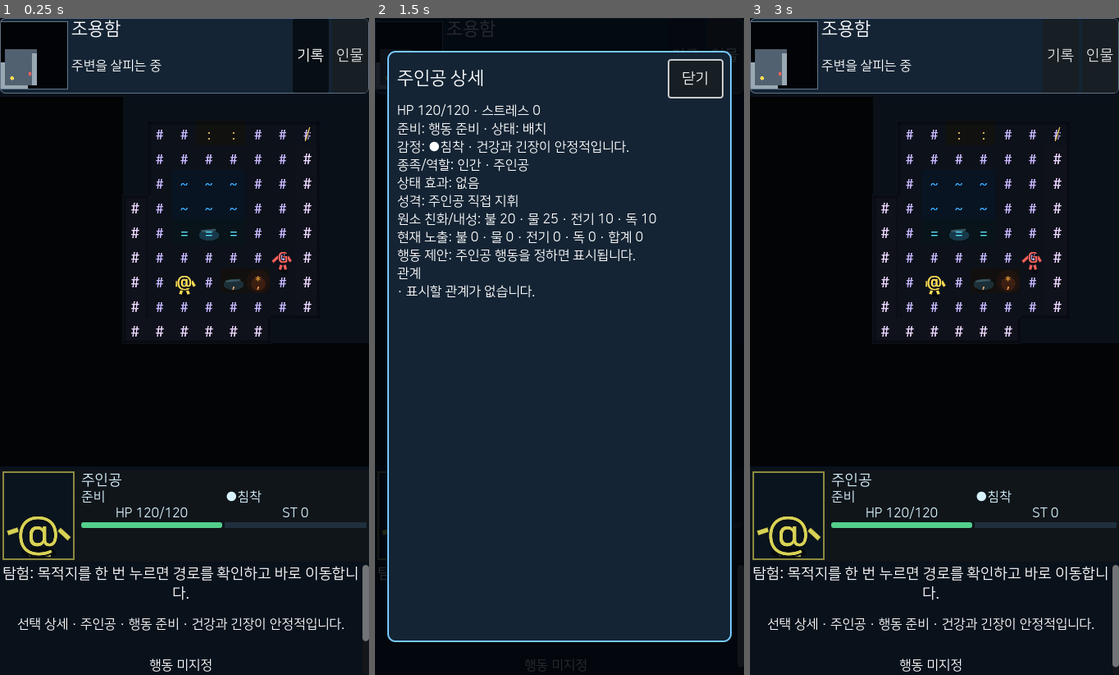
Above: before the commit, frames 1-3 (left to right).
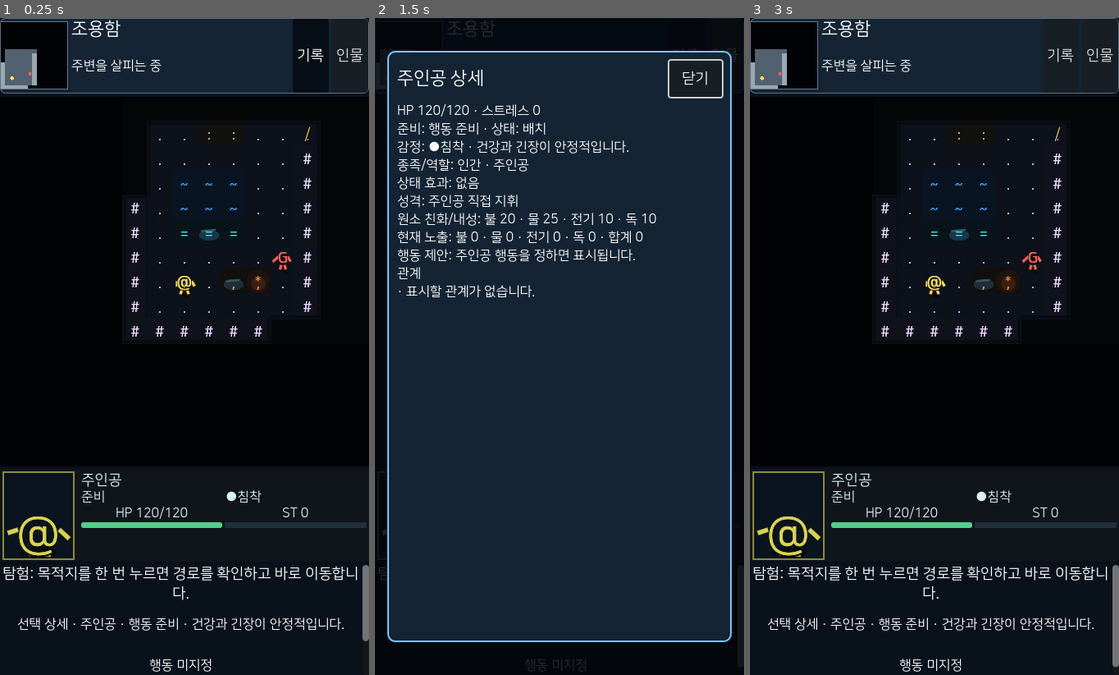
Above: after the commit, the same moments.

Repository: jinha1226/PROJ_S
Game: Godot game, scene res://playtest/party_encounter_sandbox.tscn
Same seed, same stepped clock (60 frames per second), same inputs: the game is played once before the commit and once after it.
Inputs (mouse positions are in pixels of both pictures, inside the frame that each line leads up to):
- Up to frame 1 (0.25 s): no input
- Up to frame 2 (1.5 s): click "기록" at 0.5 s; click "인물" at 1.25 s
- Up to frame 3 (3 s): click (934, 517) at 2 s; click "닫기" at 2.75 s

The runs differ from the first frame. In frame 1, 0.7% of the frame differs, in the area x 42-85%, y 17-45%; in frame 2, less than 0.1%; in frame 3, 0.7%.

Commit message:
Clarify ASCII terrain and visibility grammar

Diff:
--- a/playtest/ascii_visual_style.gd
+++ b/playtest/ascii_visual_style.gd
@@ -5,15 +5,18 @@
 const LIFE_STATES := ["ACTIVE", "DOWNED", "DEAD"]
 
 const DIORAMA_PALETTE := {
-	"void_hex":"#020406",
-	"substrate_hex":"#091017",
+	"void_hex":"#010203",
+	"substrate_hex":"#030507",
+	"unseen_ground_hex":"#030507",
+	"memory_ground_hex":"#070c16",
+	"visible_ground_hex":"#111a30",
 	"wall_side_hex":"#070b0f",
 	"shadow_hex":"#010304",
 }
 
 const TERRAIN_DEFINITIONS := {
 	"floor": {"glyph":".", "base_hex":"#0b101b", "glyph_hex":"#8294ff", "edge_hex":"#060a12", "font_ratio":0.52, "raised":false},
-	"stone_floor": {"glyph":"#", "base_hex":"#0c111a", "glyph_hex":"#c7b8ff", "edge_hex":"#080b13", "font_ratio":0.55, "raised":false},
+	"stone_floor": {"glyph":".", "base_hex":"#0c111a", "glyph_hex":"#c7b8ff", "edge_hex":"#080b13", "font_ratio":0.55, "raised":false},
 	"wood_floor": {"glyph":",", "base_hex":"#11100f", "glyph_hex":"#ff9d52", "edge_hex":"#0b0908", "font_ratio":0.55, "raised":false},
 	"metal": {"glyph":"=", "base_hex":"#09141a", "glyph_hex":"#58e5ff", "edge_hex":"#051015", "font_ratio":0.56, "raised":false},
 	"rubble": {"glyph":":", "base_hex":"#11110f", "glyph_hex":"#dbb45d", "edge_hex":"#0b0a07", "font_ratio":0.54, "raised":false},
@@ -42,7 +45,11 @@
 		"draw_hazards": state == "VISIBLE",
 		"draw_actors": state == "VISIBLE",
 		"accepts_actor_input": state == "VISIBLE",
-		"opacity": 1.0 if state == "VISIBLE" else (0.34 if state == "MEMORY" else 0.0),
+		"opacity": 1.0 if state == "VISIBLE" else (0.30 if state == "MEMORY" else 0.0),
+		"background_hex":str(DIORAMA_PALETTE.get({
+			"VISIBLE":"visible_ground_hex", "MEMORY":"memory_ground_hex",
+			"UNSEEN":"unseen_ground_hex"}[state], "#030507")),
+		"glyph_desaturation":0.0 if state == "VISIBLE" else (0.78 if state == "MEMORY" else 1.0),
 	}.duplicate(true)
 
 
@@ -91,7 +98,7 @@
 static func feature_spec(feature_id: String) -> Dictionary:
 	var definitions := {
 		"run_entry":{"glyph":"<", "color_hex":"#55C8FF"},
-		"run_exit_locked":{"glyph":"X", "color_hex":"#A36A73"},
+		"run_exit_locked":{"glyph":">", "color_hex":"#C77986"},
 		"run_exit_open":{"glyph":">", "color_hex":"#6EFFA8"},
 		"open_door":{"glyph":"/", "color_hex":"#FFD166"},
 	}
--- a/playtest/party_grid_view.gd
+++ b/playtest/party_grid_view.gd
@@ -503,7 +503,7 @@
 	var visible:=view_bounds().has_point(position) and not _world_in_bounds(position)
 	return {"visible":visible,"world_position":[position.x,position.y],
 		"rect":_camera_cell_rect(position) if visible else Rect2(),
-		"color_hex":str(AsciiStyleScript.diorama_palette_spec().get("void_hex","#020406")),
+		"color_hex":str(AsciiStyleScript.diorama_palette_spec().get("void_hex","#010203")),
 		"accepts_input":false}.duplicate(true)
 func actor_hit_rect(entity_id: int) -> Rect2:
 	for actor in _actors:
@@ -610,17 +610,39 @@
 	var terrain:Dictionary=AsciiStyleScript.terrain_spec(row)
 	var state:=_diorama_visibility_state(row)
 	var visible:=bool(terrain.get("glyph_primary",false)) and state!="UNSEEN"
+	var rendered_glyph:=_diorama_color(str(terrain.glyph_hex),float(terrain.opacity),
+		state=="MEMORY") if visible else Color(0,0,0,0)
 	return {"visible":visible,"position":[position.x,position.y],
 		"terrain_id":str(terrain.terrain_id) if visible else "",
 		"visibility_state":state,"glyph":str(terrain.glyph) if visible else "",
 		"base_hex":str(terrain.base_hex) if visible else "",
 		"glyph_hex":str(terrain.glyph_hex) if visible else "",
+		"rendered_glyph_color":rendered_glyph,
 		"opacity":float(terrain.opacity) if visible else 0.0,
 		"registered":bool(terrain.get("registered",false)),
 		"glyph_primary":visible,"draw_image":false,"draw_tile_border":false,
 		"draw_cell_surface":bool(terrain.get("draw_cell_surface",false)) if visible else false,
 		"background_source":str(terrain.get("background_source","GRID_FLAT")),
 		"pixel_rect":world_cell_rect(position) if visible else Rect2()}.duplicate(true)
+
+func visibility_ground_draw_spec(position:Vector2i)->Dictionary:
+	if view_bounds().has_point(position) and not _world_in_bounds(position):
+		return {"visible":true,"visibility_state":"VOID",
+			"color_hex":str(AsciiStyleScript.diorama_palette_spec().get("void_hex","#010203")),
+			"draw_terrain":false,"draw_actors":false,"draw_hazards":false,
+			"pixel_rect":_camera_cell_rect(position)}.duplicate(true)
+	if not is_world_cell_visible(position):
+		return {"visible":false,"visibility_state":"OFF_CAMERA","color_hex":"",
+			"draw_terrain":false,"draw_actors":false,"draw_hazards":false,
+			"pixel_rect":Rect2()}.duplicate(true)
+	var row:Dictionary=_cells.get(_key(position),{})
+	var visibility:Dictionary=AsciiStyleScript.visibility_spec(_diorama_visibility_state(row))
+	return {"visible":true,"visibility_state":str(visibility.state),
+		"color_hex":str(visibility.background_hex),
+		"draw_terrain":bool(visibility.draw_terrain),
+		"draw_actors":bool(visibility.draw_actors),
+		"draw_hazards":bool(visibility.draw_hazards),
+		"pixel_rect":world_cell_rect(position)}.duplicate(true)
 
 func diorama_hazard_draw_spec(position:Vector2i)->Dictionary:
 	return DioramaScript.hazard_floor_spec(position,_cells.get(_key(position),{}))
@@ -799,7 +821,7 @@
 func _draw() -> void:
 	var palette:=AsciiStyleScript.diorama_palette_spec()
 	draw_rect(grid_rect(),Color(str(palette.get("substrate_hex","#091017"))),true)
-	_draw_void_padding(Color(str(palette.get("void_hex","#020406"))))
+	_draw_void_padding(Color(str(palette.get("void_hex","#010203"))))
 	_draw_ground_pass("MEMORY")
 	_draw_ground_pass("VISIBLE")
 	_draw_terrain_glyph_pass("MEMORY")
@@ -843,6 +865,13 @@
 			var position:=view_origin+Vector2i(x,y)
 			var row:Dictionary=_cells.get(_key(position),{})
 			if _diorama_visibility_state(row)!=visibility_state:continue
+			var visibility:Dictionary=AsciiStyleScript.visibility_spec(row)
+			# Borderless overlapping fills make adjacent visible cells read as one
+			# continuous pool of light instead of a tile checkerboard.
+			var wash_rect:=world_cell_rect(position)
+			var wash_overlap:=clampf(cell_size_px()*0.035,0.75,1.5)
+			draw_rect(wash_rect.grow(wash_overlap).intersection(grid_rect()),
+				Color(str(visibility.background_hex)),true)
 			var terrain:Dictionary=AsciiStyleScript.terrain_spec(row)
 			if not bool(terrain.visible) or str(terrain.terrain_id)=="wall":continue
 			_draw_ground_surface(position,row,terrain,visibility_state=="MEMORY")
@@ -977,7 +1006,7 @@
 	var color:=Color(value)
 	if memory:
 		var luminance:=color.r*0.299+color.g*0.587+color.b*0.114
-		color=color.lerp(Color(luminance,luminance,luminance,1.0),0.68)
+		color=color.lerp(Color(luminance,luminance,luminance,1.0),0.78)
 	color.a*=clampf(opacity,0.0,1.0)
 	return color
 
--- a/tests/test_party_ascii_visual.gd
+++ b/tests/test_party_ascii_visual.gd
@@ -8,7 +8,7 @@
 
 func test_seven_terrain_glyphs_and_visibility_contract() -> bool:
 	var expected := {
-		"floor":".", "stone_floor":"#", "wood_floor":",", "metal":"=",
+		"floor":".", "stone_floor":".", "wood_floor":",", "metal":"=",
 		"rubble":":", "shallow_water":"~", "wall":"#",
 	}
 	var glyph_colors:Array[Color]=[]
@@ -36,6 +36,16 @@
 	check(Style.terrain_spec({"terrain_id":"tree"}).glyph.is_empty() \
 		and not Style.terrain_spec({"terrain_id":"tree"}).registered,
 		"unregistered tree terrain is not invented for presentation")
+	for walkable_id in ["floor","stone_floor","wood_floor","metal","rubble","shallow_water"]:
+		check(str(Style.terrain_spec({"terrain_id":walkable_id}).glyph)!="#",
+			"walkable %s never borrows the wall glyph"%walkable_id)
+	check_eq([Style.feature_spec("run_entry").glyph,
+		Style.feature_spec("run_exit_locked").glyph,
+		Style.feature_spec("run_exit_open").glyph],["<",">",">"],
+		"stairs use standard roguelike grammar independent of lock state")
+	check(Style.feature_spec("run_entry").glyph!=Style.terrain_spec({"terrain_id":"floor"}).glyph \
+		and Style.feature_spec("run_exit_locked").glyph!=Style.terrain_spec({"terrain_id":"floor"}).glyph,
+		"entry and exit glyphs cannot merge with ordinary floor")
 	check_eq(Style.feature_spec("open_door").glyph,"/","canonical open door uses slash")
 	var memory: Dictionary = Style.visibility_spec("MEMORY")
 	check(memory.draw_terrain and not memory.draw_hazards and not memory.draw_actors,
@@ -72,6 +82,53 @@
 	check(not unseen.visible and unseen.glyph.is_empty() and unseen.terrain_id.is_empty(),
 		"unseen terrain emits no glyph or terrain identity")
 	check_eq(grid.mapping_signature(),mapping,"glyph projection leaves mapping and hits unchanged")
+	grid.free();return finish()
+
+
+func test_visibility_light_pool_memory_unseen_and_void_are_immediately_distinct() -> bool:
+	var cells:=_visible_cells()
+	for cell in cells:
+		if cell.position==[1,0]:cell.visibility_state="MEMORY"
+		elif cell.position==[2,0]:cell.visibility_state="UNSEEN"
+	var grid=Grid.new();grid.size=Vector2(345,345)
+	grid.set_observation({"width":15,"height":15,"cells":cells})
+	grid.set_hero_centered_view(Vector2i.ZERO,15,77)
+	var visible_ground:Dictionary=grid.visibility_ground_draw_spec(Vector2i(0,0))
+	var memory_ground:Dictionary=grid.visibility_ground_draw_spec(Vector2i(1,0))
+	var unseen_ground:Dictionary=grid.visibility_ground_draw_spec(Vector2i(2,0))
+	var void_ground:Dictionary=grid.visibility_ground_draw_spec(Vector2i(-1,0))
+	check_eq([visible_ground.visibility_state,memory_ground.visibility_state,
+		unseen_ground.visibility_state,void_ground.visibility_state],
+		["VISIBLE","MEMORY","UNSEEN","VOID"],"four spatial knowledge states remain explicit")
+	var visible_luma:=Color(str(visible_ground.color_hex)).get_luminance()
+	var memory_luma:=Color(str(memory_ground.color_hex)).get_luminance()
+	var unseen_luma:=Color(str(unseen_ground.color_hex)).get_luminance()
+	var void_luma:=Color(str(void_ground.color_hex)).get_luminance()
+	check(visible_luma>memory_luma and memory_luma>unseen_luma and unseen_luma>void_luma,
+		"flat light pool steps clearly from visible to memory, unseen, and void")
+	check(visible_ground.draw_terrain and memory_ground.draw_terrain \
+		and not unseen_ground.draw_terrain and not void_ground.draw_terrain,
+		"only visible and remembered cells expose static terrain")
+	check(not memory_ground.draw_actors and not memory_ground.draw_hazards \
+		and not unseen_ground.draw_actors and not unseen_ground.draw_hazards,
+		"memory and unseen states leak no actors or live hazards")
+	var visible_glyph:Dictionary=grid.terrain_glyph_draw_spec(Vector2i(0,0))
+	var memory_glyph:Dictionary=grid.terrain_glyph_draw_spec(Vector2i(1,0))
+	var unseen_glyph:Dictionary=grid.terrain_glyph_draw_spec(Vector2i(2,0))
+	var visible_color:Color=visible_glyph.rendered_glyph_color
+	var memory_color:Color=memory_glyph.rendered_glyph_color
+	var visible_chroma:=maxf(visible_color.r,maxf(visible_color.g,visible_color.b)) \
+		-minf(visible_color.r,minf(visible_color.g,visible_color.b))
+	var memory_chroma:=maxf(memory_color.r,maxf(memory_color.g,memory_color.b)) \
+		-minf(memory_color.r,minf(memory_color.g,memory_color.b))
+	check(visible_color.a>memory_color.a+0.5 and visible_chroma>memory_chroma,
+		"remembered glyph is visibly darker and less saturated than current FOV")
+	check(not unseen_glyph.visible and str(unseen_glyph.glyph).is_empty(),
+		"unseen terrain emits no glyph")
+	var layers:Array=grid.diorama_layer_order()
+	check(layers.find("GROUND_FEATURES")>layers.find("WALL_TOPS_AND_FACES") \
+		and layers.find("GROUND_FEATURES")>layers.find("MATERIAL_MARKS"),
+		"stairs and doors remain above every terrain glyph layer")
 	grid.free();return finish()
 
 
@@ -314,7 +371,7 @@
 	var padding_position:=Vector2i(-7,-7)
 	var padding:Dictionary=grid.void_padding_draw_spec(padding_position)
 	var pointer:Vector2=padding.rect.get_center()
-	check(bool(padding.visible) and str(padding.color_hex)=="#020406" \
+	check(bool(padding.visible) and str(padding.color_hex)=="#010203" \
 		and not bool(padding.accepts_input),"outside-world camera cell is an explicit void surface")
 	check_eq(grid.pixel_to_world_cell(pointer),Vector2i(-1,-1),
 		"void padding rejects pixel-to-world mapping")
--- a/tests/test_party_mvp_run.gd
+++ b/tests/test_party_mvp_run.gd
@@ -22,8 +22,8 @@
 		"regression has no run manifest")
 	check_eq(AsciiStyle.feature_spec("run_entry").glyph, "<",
 		"entry has a visible feature glyph")
-	check_eq(AsciiStyle.feature_spec("run_exit_locked").glyph, "X",
-		"locked exit has a visible feature glyph")
+	check_eq(AsciiStyle.feature_spec("run_exit_locked").glyph, ">",
+		"locked exit keeps the standard downstairs glyph; color/state carries the lock")
 	check_eq(AsciiStyle.feature_spec("run_exit_open").glyph, ">",
 		"open exit has a visible feature glyph")
 	check(not bool(AsciiStyle.feature_spec("unknown_feature").visible),
--- a/tests/test_party_playtest_ui.gd
+++ b/tests/test_party_playtest_ui.gd
@@ -941,7 +941,7 @@
 		var padding_position:Vector2i=sandbox.grid.view_origin
 		var padding:Dictionary=sandbox.grid.void_padding_draw_spec(padding_position)
 		var padding_rect:Rect2=padding.rect
-		check(bool(padding.visible) and str(padding.color_hex)=="#020406" \
+		check(bool(padding.visible) and str(padding.color_hex)=="#010203" \
 			and not bool(padding.accepts_input),"%s edge padding is explicit void"%viewport_size)
 		check_eq(sandbox.grid.pixel_to_world_cell(padding_rect.get_center()),
 			Vector2i(-1,-1),"%s padding pixel rejects world mapping"%viewport_size)
